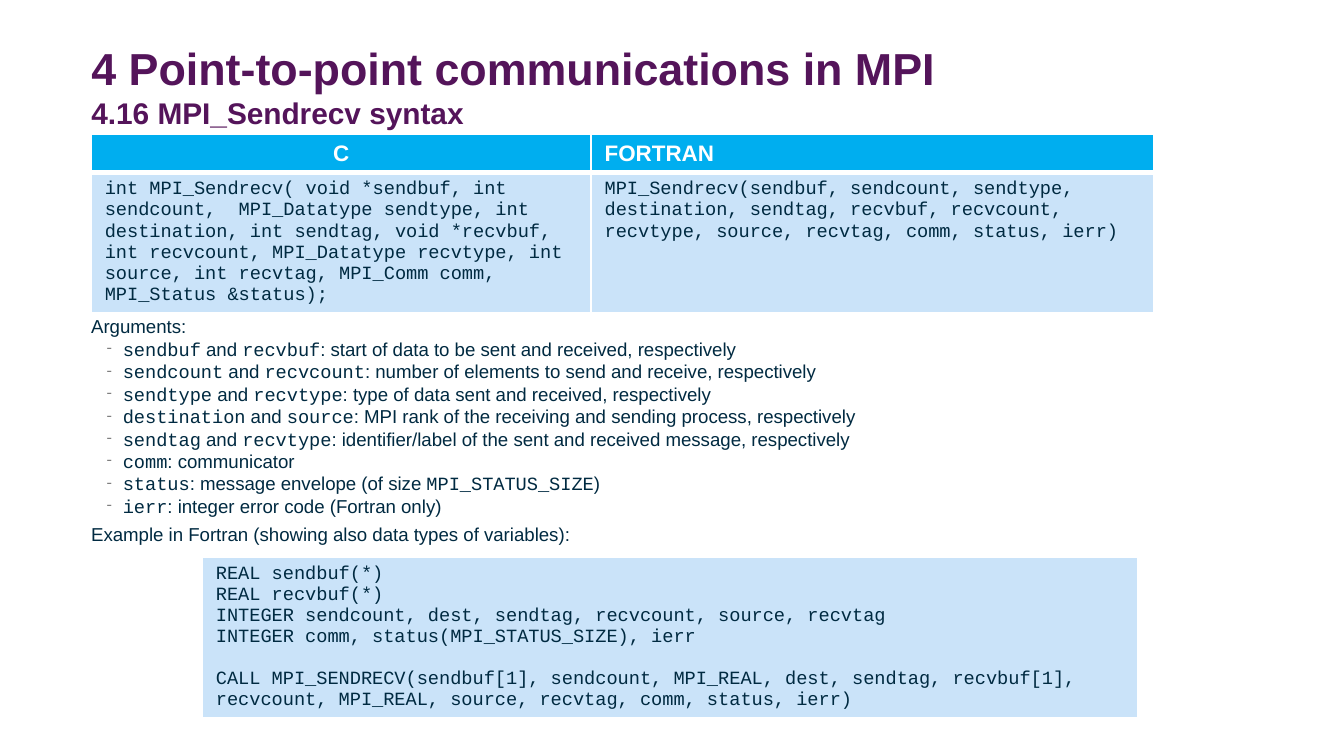
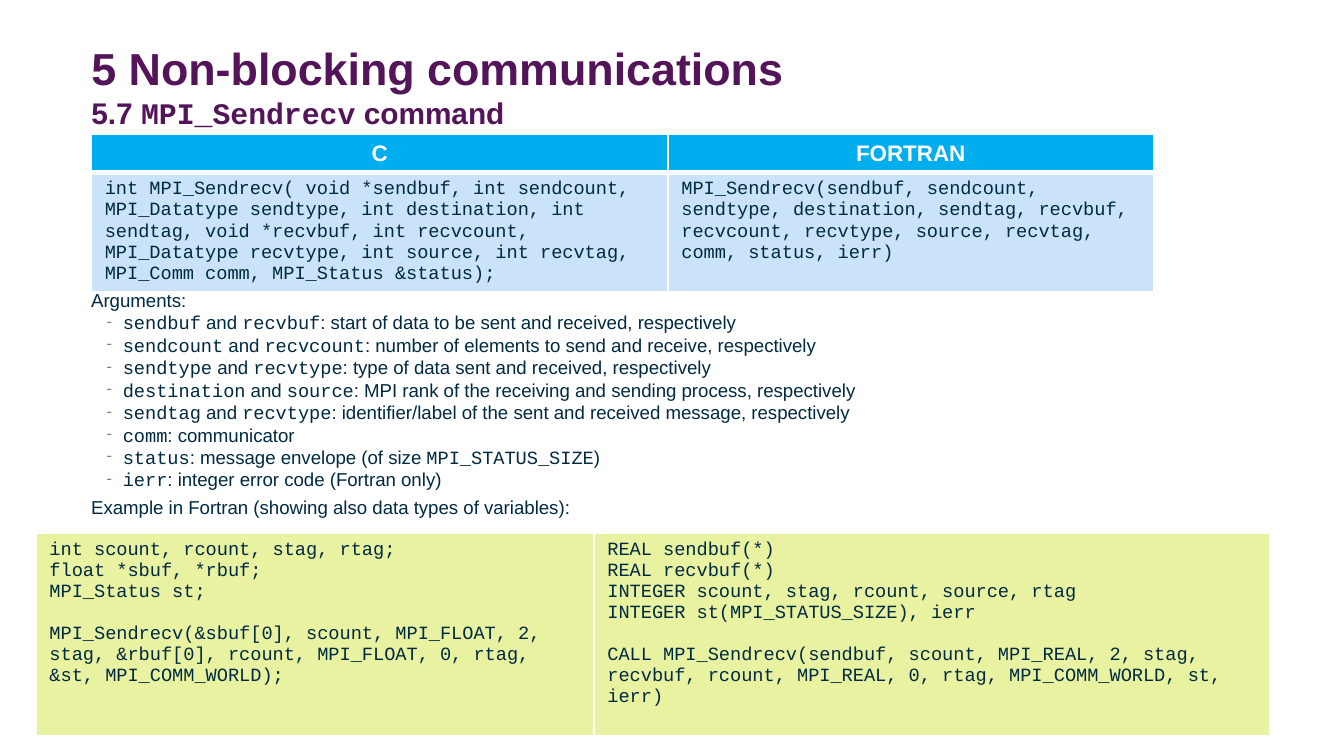
Before and after one commit to DurhamARC-Training/BasicParallelProgramming, a slide deck: slide 56 of OpenMPMPIShortCourse_Spring2026.odp (slide 54 before the commit). Drawn at 1344x756 pixels with LibreOffice and Linux fonts; fonts in the diff are those of the drawing; background and template pictures are left out. Boxes give left, top, right and bottom in pixels: in the first picture for what was removed or moved away, otherwise in the second. Text is boxed around its words. In the diff, an @@ line names an element or a change of style, - is before the commit and + after.

```diff
--- a/OpenMPMPIShortCourse_Spring2026.odp
+++ b/OpenMPMPIShortCourse_Spring2026.odp
@@ title at (91, 52, 783, 128): text changed @@
-4 Point-to-point communications in MPI
-4.16 MPI_Sendrecv syntax
+5 Non-blocking communications
+5.7 MPI_Sendrecv command
@@ table at (91, 134, 1153, 292) @@
@@ alignment left to centre @@
@@ text "Arguments:": place and size @@
-text "Arguments:" at (91, 320, 855, 545)
+text "Arguments:" at (91, 294, 855, 518)
@@ table at (36, 534, 1270, 737) @@
-column 1: REAL sendbuf(*) / REAL recvbuf(*) / INTEGER sendcount, dest, sendtag, recvcount, source, recvtag / INTEGER comm, status(MPI_STATUS_SIZE), ierr / CALL MPI_SENDRECV(sendbuf[1], sendcount, MPI_REAL, dest, sendtag, recvbuf[1], recvcount, MPI_REAL, source, recvtag, comm, status, ierr)
+column 1: int scount, rcount, stag, rtag; / float *sbuf, *rbuf; / MPI_Status st; / MPI_Sendrecv(&sbuf[0], scount, MPI_FLOAT, 2, stag, &rbuf[0], rcount, MPI_FLOAT, 0, rtag, &st, MPI_COMM_WORLD);
+column 2: REAL sendbuf(*) / REAL recvbuf(*) / INTEGER scount, stag, rcount, source, rtag / INTEGER st(MPI_STATUS_SIZE), ierr / CALL MPI_Sendrecv(sendbuf, scount, MPI_REAL, 2, stag, recvbuf, rcount, MPI_REAL, 0, rtag, MPI_COMM_WORLD, st, ierr)
@@ table: place and size @@
-table at (203, 558, 1138, 719)
+table at (36, 534, 1270, 737)
```
Also in this commit, not shown: 41 other slides changed, 2 slides added, 1 other file.
